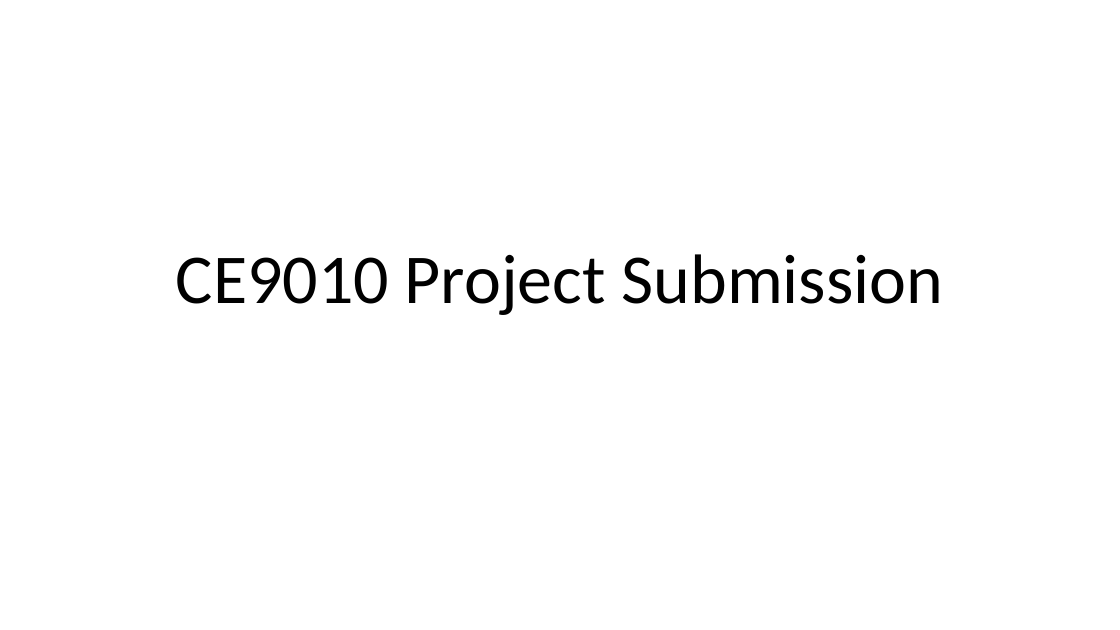
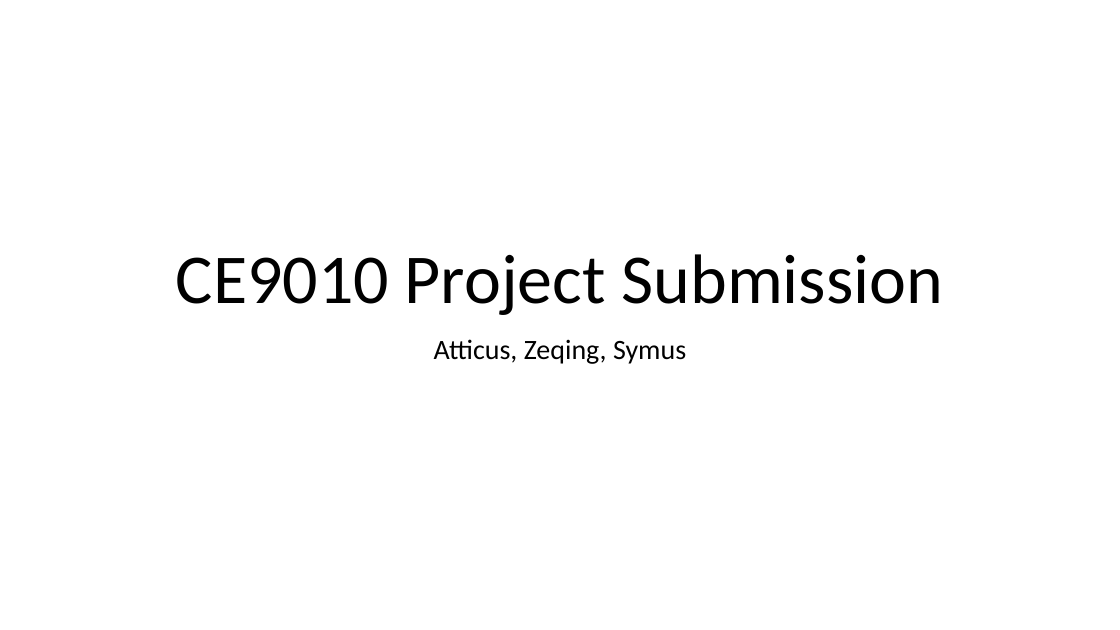
Before and after one commit to xwatermelon/Group3_CE9010_2021, a slide deck: slide 1 of CE9010 Project Presentation.pptx. Drawn at 1120x630 pixels with LibreOffice and Linux fonts; fonts in the diff are those of the drawing. Boxes give left, top, right and bottom in pixels: in the first picture for what was removed or moved away, otherwise in the second. Text is boxed around its words. In the diff, an @@ line names an element or a change of style, - is before the commit and + after.

Commit message:
changed the pptx

```diff
--- a/CE9010 Project Presentation.pptx
+++ b/CE9010 Project Presentation.pptx
@@ subtitle added at (x1=434, y1=339, x2=686, y2=364), 24 pt, text #000000 @@
+Atticus, Zeqing, Symus
```
